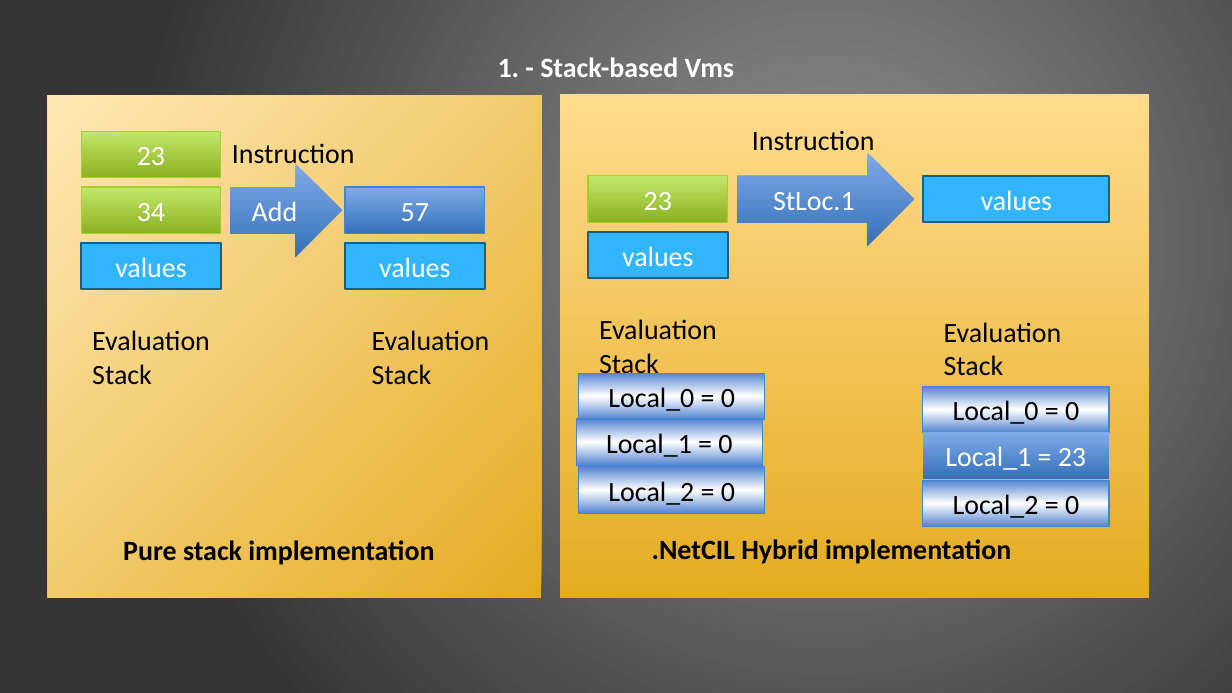
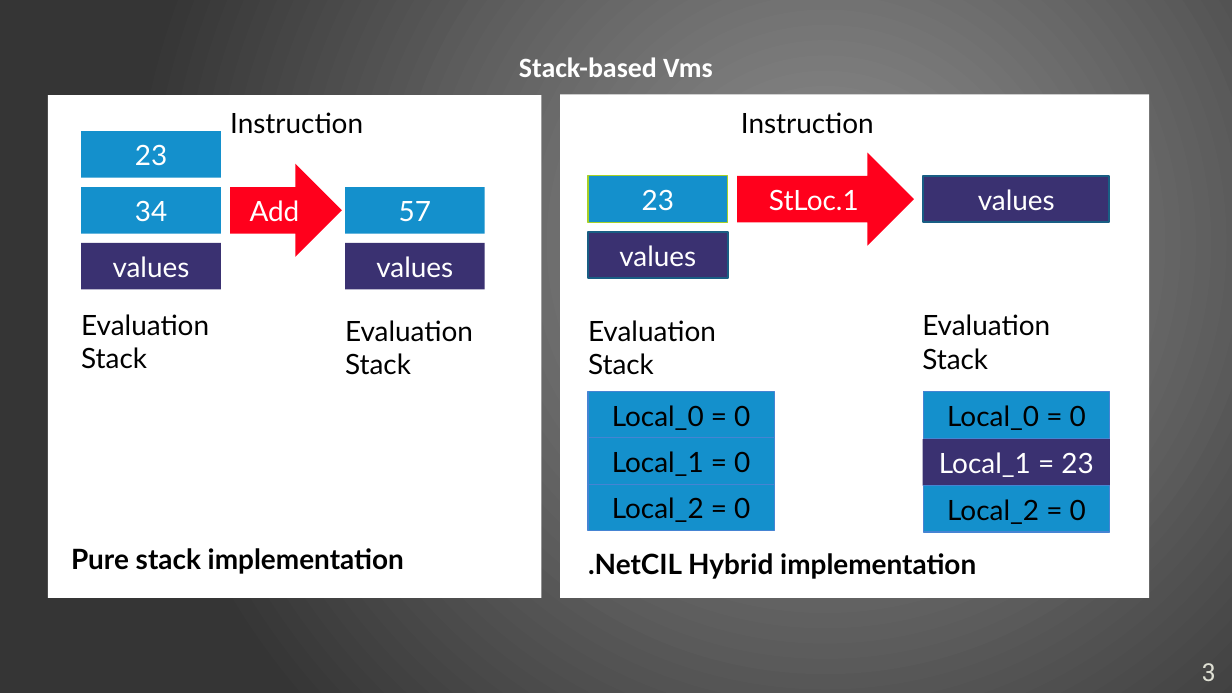
Before and after one commit to ciplogic/CodeRefractor, a slide deck: slide 3 of Documentation/Slides_final.pptx. Drawn at 1232x693 pixels with LibreOffice and Linux fonts; fonts in the diff are those of the drawing. Boxes give left, top, right and bottom in pixels: in the first picture for what was removed or moved away, otherwise in the second. Text is boxed around its words. In the diff, an @@ line names an element or a change of style, - is before the commit and + after.

```diff
--- a/Documentation/Slides_final.pptx
+++ b/Documentation/Slides_final.pptx
@@ text at box(519, 57, 713, 77): text changed @@
-1. - Stack-based Vms
+Stack-based Vms
@@ rectangle at box(48, 95, 542, 598): fill gradient #FFE8B5 to #E5AC22 to #FFFFFF @@
@@ text "Instruction": place and size @@
-text "Instruction" at box(232, 143, 355, 170)
+text "Instruction" at box(230, 112, 363, 134)
@@ rectangle at box(560, 94, 1149, 598): fill gradient #FFDB8D to #E5AC22 to #FFFFFF @@
@@ text "Instruction": place and size @@
-text "Instruction" at box(752, 130, 875, 156)
+text "Instruction" at box(741, 112, 874, 134)
@@ rectangle "23" at box(82, 131, 221, 178): font Calibri to Lato; fill gradient #C2E86A to #8CB122 to #1490CC; outline #A5D028 0.74 pt to none @@
@@ right arrow "Add" at box(230, 164, 342, 257): font Calibri to Lato; fill gradient #7FABE9 to #3670B9 to #FF001C @@
@@ rectangle "23" at box(588, 176, 728, 222): font Calibri to Lato; fill gradient #C2E86A to #8CB122 to #1490CC @@
@@ right arrow "StLoc.1" at box(738, 153, 914, 246): font Calibri to Lato; fill gradient #7FABE9 to #3670B9 to #FF001C @@
@@ rectangle "values" at box(923, 176, 1110, 222): font Calibri to Lato; fill #31B6FD to #3A3171 @@
@@ rectangle "34" at box(82, 187, 221, 234): font Calibri to Lato; fill gradient #C2E86A to #8CB122 to #1490CC; outline #A5D028 0.74 pt to none @@
@@ rectangle "57" at box(345, 187, 485, 234): font Calibri to Lato; fill gradient #7FABE9 to #3670B9 to #1490CC; outline #4584D3 0.74 pt to none @@
@@ rectangle "values" at box(588, 231, 728, 278): font Calibri to Lato; fill #31B6FD to #3A3171 @@
@@ rectangle "values" at box(82, 243, 221, 290): font Calibri to Lato; fill #31B6FD to #3A3171; outline #195E84 1.25 pt to none @@
@@ rectangle "values" at box(345, 243, 485, 290): font Calibri to Lato; fill #31B6FD to #3A3171; outline #195E84 1.25 pt to none @@
@@ text "Evaluation": place and size @@
-text "Evaluation" at box(92, 330, 210, 384)
+text "Evaluation" at box(81, 314, 209, 369)
@@ text "Evaluation": place and size @@
-text "Evaluation" at box(372, 330, 490, 385)
+text "Evaluation" at box(345, 320, 473, 375)
@@ text "Evaluation": place and size @@
-text "Evaluation" at box(599, 319, 717, 380)
+text "Evaluation" at box(588, 320, 716, 375)
@@ text "Evaluation": place and size @@
-text "Evaluation" at box(944, 322, 1062, 376)
+text "Evaluation" at box(922, 314, 1050, 370)
@@ rectangle "Local_0 = 0": place and size @@
-rectangle "Local_0 = 0" at box(579, 373, 766, 420)
+rectangle "Local_0 = 0" at box(588, 392, 775, 439)
@@ font Calibri to Lato; fill gradient #5484D0 to #FFFFFF to #1490CC in 5 elements at box(923, 392, 1110, 439), box(923, 486, 1110, 533), box(588, 484, 775, 531), box(588, 392, 775, 439), box(588, 438, 775, 485) @@
@@ rectangle "Local_1 = 0": place and size @@
-rectangle "Local_1 = 0" at box(577, 419, 764, 466)
+rectangle "Local_1 = 0" at box(588, 438, 775, 485)
@@ 3 rectangles: place and size @@
-3 rectangles at box(923, 387, 1110, 528)
+3 rectangles at box(923, 392, 1111, 533)
@@ rectangle "Local_1 = 23" at box(923, 439, 1111, 486): font Calibri to Lato; fill gradient #7FABE9 to #3670B9 to #3A3171 @@
@@ rectangle "Local_2 = 0": place and size @@
-rectangle "Local_2 = 0" at box(579, 467, 766, 514)
+rectangle "Local_2 = 0" at box(588, 484, 775, 531)
@@ text "Pure stack implementation": place and size @@
-text "Pure stack implementation" at box(123, 540, 434, 565)
+text "Pure stack implementation" at box(71, 548, 404, 574)
@@ font Calibri to Lato in 8 elements at box(922, 314, 1050, 370), box(81, 314, 209, 369), box(741, 112, 874, 134), box(345, 320, 473, 375), box(230, 112, 363, 134), box(588, 320, 716, 375), box(71, 548, 404, 574), box(588, 553, 976, 579) @@
@@ text ".NetCIL Hybrid implementation": place and size @@
-text ".NetCIL Hybrid implementation" at box(652, 539, 1011, 564)
+text ".NetCIL Hybrid implementation" at box(588, 553, 976, 579)
@@ page number added at box(1202, 663, 1215, 681), 16 pt, text #E0E0D4 @@
+3
```
Also in this commit, not shown: 11 other slides changed, 2 slides added, 2 slides removed, 1 other file.
